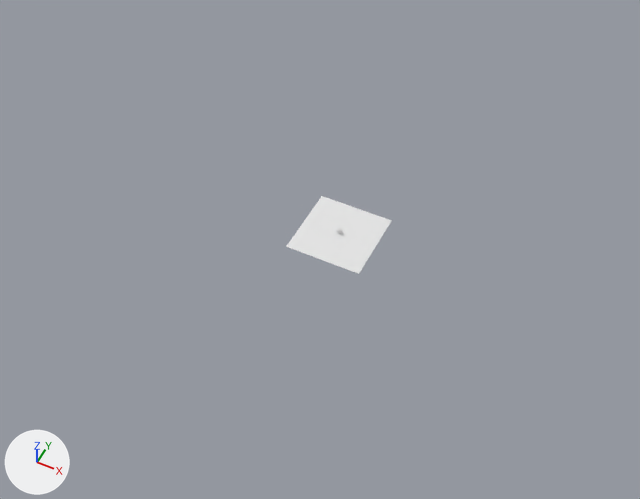
The Blender file White_Box_Project.blend as it was, and as the next commit left it.
Camera for both pictures: a 50 mm lens placed at (63.9, -138.9, 164.7), pointed at (-1.5, -8.1, 1.2). The axes (+X, +Y, +Z) are drawn at lower left. The lights are the same throughout.

The scene before the commit, as lines of its bpy script (objects in view):
```python
me_plane = bpy.data.meshes.new('Plane')
me_plane.from_pydata([(-1.0, -1.0, 0.0), (1.0, -1.0, 0.0), (-1.0, 1.0, 0.0), (1.0, 1.0, 0.0)], [], [(0, 1, 3, 2)])
ob_ground = bpy.data.objects.new('Ground', me_plane)
ob_ground.location = (0.0, 0.0, 0.0)
ob_ground.scale = (10.0, 10.0, 10.0)
```
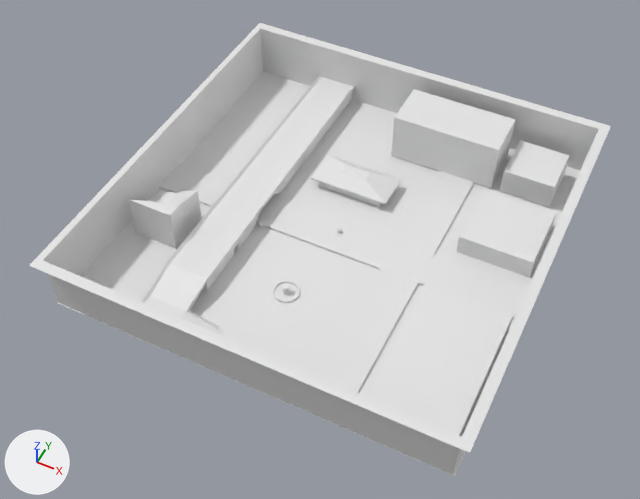
Edits to the bpy script that builds the scene:
```text
Add me_cube_011:
    me_cube_011.from_pydata(...)  # 20 vertices, 12 faces; spans x -40.4..40.8, y -81.2..1.0, z -1.0..11.1
Add me_cube_010:
    me_cube_010.from_pydata([(-1.0, -0.89, -1.0), (-1.0, -0.89, -0.4), (-1.0, 1.11, -1.0), (-1.0, 1.11, -0.4), (1.0, -0.89, -1.0), (1.0, -0.89, -0.4), (1.0, 1.11, -1.0), (1.0, 1.11, -0.4)], [], [(0, 1, 3, 2), (2, 3, 7, 6), (6, 7, 5, 4), (4, 5, 1, 0), (7, 3, 1, 5)])
Add me_cube_009:
    me_cube_009.from_pydata([(-3.29, -1.0, -1.0), (-3.29, -1.0, 1.0), (-3.29, 1.0, -1.0), (-3.29, 1.0, 1.0), (1.0, -1.0, -1.0), (1.0, -1.0, 1.0), (1.0, 1.0, -1.0), (1.0, 1.0, 1.0)], [], [(0, 1, 3, 2), (2, 3, 7, 6), (6, 7, 5, 4), (4, 5, 1, 0), (7, 3, 1, 5)])
Add me_cube_008:
    me_cube_008.from_pydata(...)  # a box spanning x -1.0..1.0, y -1.0..1.0, z -1.0..0.08
Add me_cube_007:
    me_cube_007.from_pydata([(-4.0, -36.0, -1.0), (-4.0, -36.0, 5.0), (-4.0, 3.0, -1.0), (-4.0, 3.0, 5.0), (17.0, -36.0, -1.0), (17.0, -36.0, 5.0), (17.0, 3.0, -1.0), (17.0, 3.0, 5.0)], [], [(0, 1, 3, 2), (2, 3, 7, 6), (6, 7, 5, 4), (4, 5, 1, 0), (7, 3, 1, 5)])
Add me_cube_006:
    me_cube_006.from_pydata(...)  # 20 vertices, 17 faces; spans x -14.2..7.2, y 1.0..11.0, z -1.0..4.3
Add me_cylinder:
    me_cylinder.from_pydata(...)  # 224 vertices, 193 faces; spans x -3.19..3.19, y -3.19..3.19, z -0.09..2.53
Add me_cube_005:
    me_cube_005.from_pydata(...)  # 32 vertices, 29 faces; spans x -50.0..50.0, y -49.2..50.1, z 0.9..1.0
Add me_cube_004:
    me_cube_004.from_pydata(...)  # 52 vertices, 50 faces; spans x -1.0..1.0, y -1.0..1.0, z -1.0..1.0
Add me_cube:
    me_cube.from_pydata(...)  # 106 vertices, 101 faces; spans x -1.6..20.1, y -49.6..50.0, z -3.0..5.8
Change ob_ground:
    ob_ground.scale: (10.0, 10.0, 10.0) -> (50.0, 50.0, 50.0)
Add ob_wall:
    ob_wall = bpy.data.objects.new('Wall', me_cube_011)
    ob_wall.location = (0.0, 51.2, 1.0)
    ob_wall.scale = (1.28, 1.28, 1.28)
Add ob_building_2_001:
    ob_building_2_001 = bpy.data.objects.new('Building 2.001', me_cube_010)
    ob_building_2_001.location = (38.0, 15.7, 9.2)
    ob_building_2_001.scale = (9.39, 9.39, 9.39)
Add ob_building_debris:
    ob_building_debris = bpy.data.objects.new('Building Debris', me_cube_009)
    ob_building_debris.location = (22.2, 39.0, 7.0)
    ob_building_debris.scale = (6.7, 6.7, 6.7)
Add ob_building_2:
    ob_building_2 = bpy.data.objects.new('Building 2', me_cube_008)
    ob_building_2.location = (38.0, 39.0, 7.0)
    ob_building_2.scale = (6.7, 6.7, 6.7)
Add ob_parking_g:
    ob_parking_g = bpy.data.objects.new('Parking G', me_cube_007)
    ob_parking_g.location = (31.0, -13.0, 1.0)
Add ob_diner:
    ob_diner = bpy.data.objects.new('Diner', me_cube_006)
    ob_diner.location = (0.0, 11.0, 1.0)
Add ob_foutian:
    ob_foutian = bpy.data.objects.new('Foutian', me_cylinder)
    ob_foutian.location = (-3.0, -23.0, 0.0)
Add ob_road:
    ob_road = bpy.data.objects.new('Road', me_cube_005)
    ob_road.location = (0.0, 0.0, -0.9)
    ob_road.scale = (1.0, 1.0, 1.39)
Add ob_building_1:
    ob_building_1 = bpy.data.objects.new('Building 1', me_cube_004)
    ob_building_1.location = (-40.0, -17.0, 6.0)
    ob_building_1.scale = (5.97, 5.97, 5.97)
Add ob_bridge:
    ob_bridge = bpy.data.objects.new('Bridge', me_cube)
    ob_bridge.location = (-29.0, 0.0, 1.0)
    ob_bridge.scale = (1.0, 1.0, 0.74)
```

Where the change shows, as pixel boxes (x1, y1, x2, y2) in the pictures (640 x 499 px):
'Wall', added: after (29, 23, 611, 474)
'Ground', rescaled (390% wider, 414% taller): before (286, 196, 392, 274); after (57, 71, 580, 476)
'Road', added: after (159, 163, 528, 393)
'Parking G', added: after (364, 282, 513, 436)
'Bridge', added: after (141, 75, 354, 336)
'Building Debris', added: after (391, 89, 515, 188)
'Building 2.001', added: after (456, 189, 556, 278)
'Building 2', added: after (500, 140, 569, 207)
'Building 1', added: after (129, 191, 201, 249)
'Diner', added: after (311, 155, 401, 207)
'Foutian', added: after (273, 281, 300, 303)
